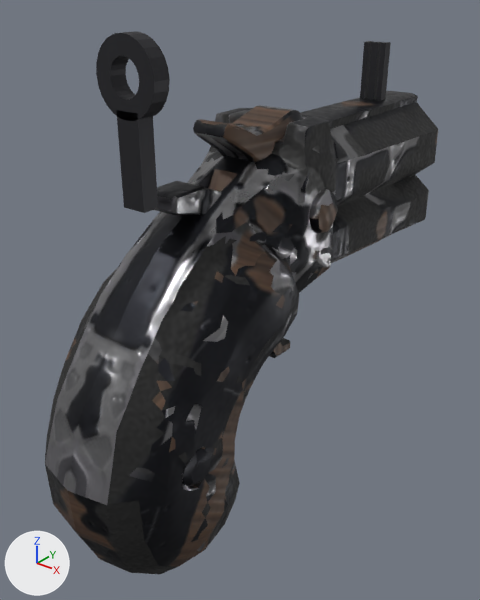
A saved change to the glTF model addons/arena_weapons/assets/models/derringer.glb.
Camera for both pictures: a camera (50 mm lens) standing at (0.1119, -0.1127, 0.0932) and looking at (-0.004, 0.0321, 0.0034). The lights are fixed; the arrows at lower left show +X, +Y and +Z. The first picture is the older version. Where no turn or scale is listed for an object, it has been applied to the vertices. Vertices at exactly the same position are counted once.

Objects in the first picture: 'geometry_0', 'rear_ring', 'rear_stem' and 3 more.
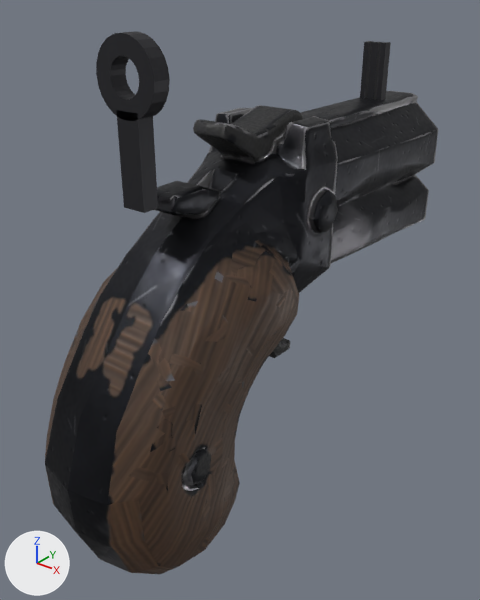
What the commit changed:
me_mesh_0 has 2543 vertices, 4885 faces and spans x -0.024..0.024, y -0.08..0.08, z -0.061..0.061.
me_mesh_0 is used by ob_geometry_0; location (0.0, 0.04, 0.0).
me_mesh_0 part 1: 4076 kept faces spanning x -0.024..0.024, y -0.08..0.08, z -0.061..0.061 get new texture (UV) coordinates.

Pixel boxes [x1, y1, x2, y2] of what changed, in the pictures (480 x 600 px):
part 1 of me_mesh_0, surface changed: [45, 93, 436, 574] in both
